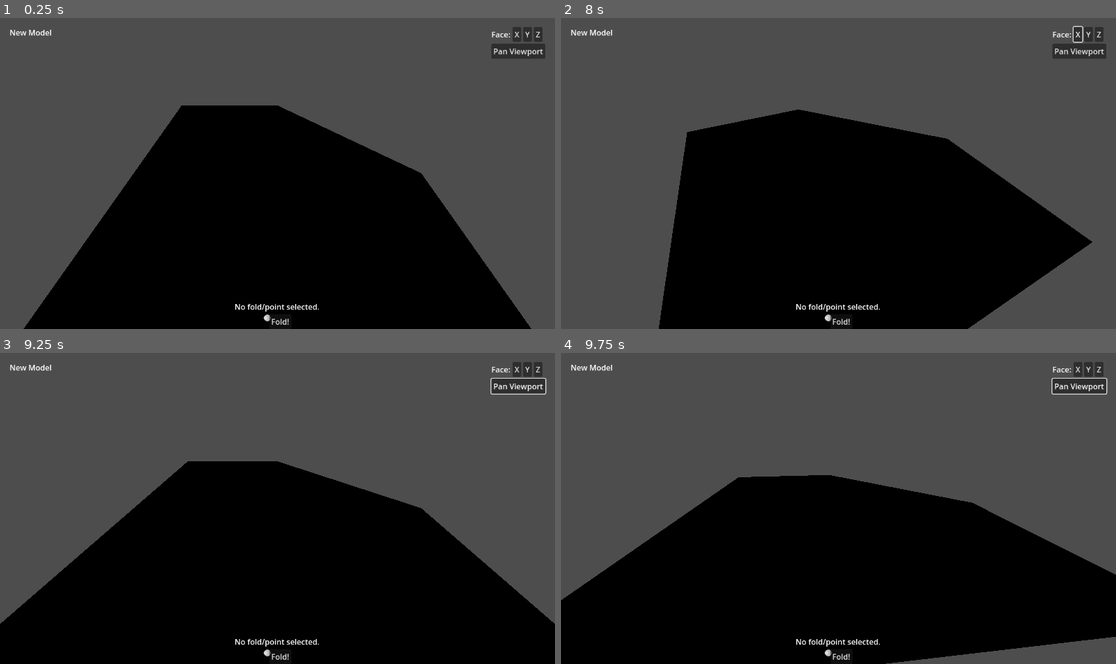
Above: before the commit, frames 1-4 (two rows, left to right).
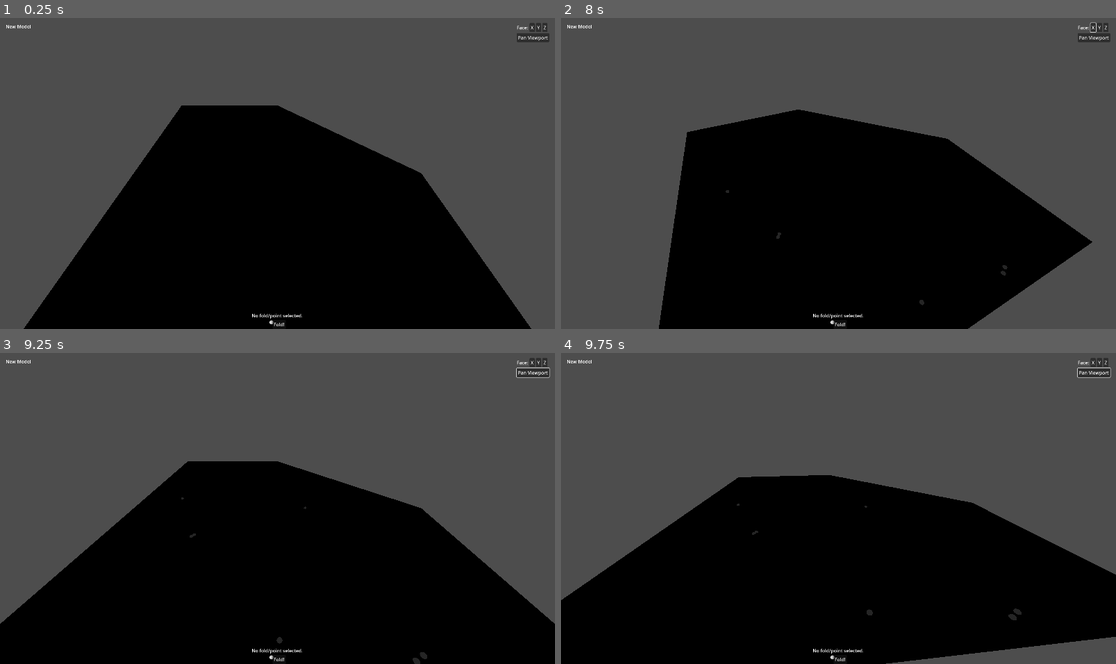
Above: after the commit, the same moments.

Repository: vaaar/OriGaming
Game: Godot game, scene res://origami_view.tscn
Two runs of this game, one before a commit and one after it. Both use one fixed random seed, a clock stepped at 60 frames per second and the inputs below.
Inputs (mouse positions are in pixels of both pictures, inside the frame that each line leads up to):
- Up to frame 1 (0.25 s): no input
- Up to frame 2 (8 s): click "Y" at 0.5 s; click "Z" at 1.25 s; click "Pan Viewport" at 2 s; click "Fold!" at 2.75 s; click "X" at 3.5 s; move the mouse to (960, 157) at 4.27 s; hold Right 4.28-5.03 s; click (960, 157) at 4.35 s; move the mouse to (727, 189) at 5.02 s; hold Down 5.03-5.78 s; click (727, 189) at 5.1 s; move the mouse to (894, 105) at 5.77 s; hold Right 5.78-6.53 s; tap N at 5.85 s; click (894, 105) at 6.05 s; move the mouse to (810, 235) at 6.52 s; hold Up 6.53-7.28 s; tap M at 6.6 s; click (810, 235) at 6.8 s; move the mouse to (1005, 220) at 7.27 s; hold Left from 7.28 s (still down); click (1005, 220) at 7.35 s
- Up to frame 3 (9.25 s): move the mouse to (111, 461) at 8.02 s; click (111, 461) at 8.1 s; move the mouse to (305, 508) at 8.77 s; release Left at 8.78 s; hold Down from 8.78 s (still down); tap N at 8.85 s; click (305, 508) at 9.05 s
- Up to frame 4 (9.75 s): move the mouse to (755, 430) at 9.52 s; release Down at 9.53 s; hold Right from 9.53 s (still down); tap M at 9.6 s

The runs differ from the first frame. In frame 1, 1.1% of the frame differs, in the area x 1-99%, y 1-100%; in frame 2, 1.2%; in frame 3, 1.3%; in frame 4, 1.3%, in the area x 1-100%, y 1-100%.

Commit message:
RAYCAST CLICKING FIXED!

Diff:
--- a/camera_3d.gd
+++ b/camera_3d.gd
@@ -71,17 +71,51 @@
 		set_origin_view()
 		update_frame = false
 
+	#if Input.is_action_just_pressed("click"):
+
+		#var mousepos = get_viewport().get_mouse_position() + (Vector2.UP * get_viewport().get_visible_rect().size.y / 2)
+		#mousepos = get_viewport().get_mouse_position()
+		#print(get_viewport().get_visible_rect().size)
+		#print(get_viewport().get_mouse_position())
+		#$RayCast3D.target_position = project_position(mousepos, 100) - $RayCast3D.global_position
+		#print("Mouse clicked.")
+		#print($RayCast3D.target_position)
+		#$RayCast3D.force_raycast_update()
+		#if $RayCast3D.is_colliding():
+			#var collision_point = $RayCast3D.get_collision_point()
+			#get_node("../MeshRepresentation").on_point_click(collision_point)
+
+			#var fmt_str = "Collision point: %v"
+			#print(fmt_str % [collision_point])
+
+			#var sphere = CSGSphere3D.new()
+			#sphere.radius = 0.1
+			#sphere.global_position = collision_point
+			#get_parent().add_child(sphere)
+
 # Gets the mouse click. Uses it to compute world position. Uses that to create raycast.
 # If raycast hits object, the collision point is given to Mesh Representation.
 func _input(event):
 	if event is InputEventMouseButton:
-		$RayCast3D.target_position = project_position(event.position, 20) - global_position
-		print("Mouse clicked.")
-		print($RayCast3D.target_position)
-		$RayCast3D.force_raycast_update()
-		if $RayCast3D.is_colliding():
-			var collision_point = $RayCast3D.get_collision_point()
-			get_node("../MeshRepresentation").on_point_click(collision_point)
+		click(event.position)
+		pass
 
-			var fmt_str = "Collision point: %v"
-			print(fmt_str % [collision_point])
+func click(mousepos):
+	#mousepos = get_viewport().get_mouse_position()
+	var raycast3d = get_node("../RayCast3D")
+	raycast3d.global_position = global_position;
+	raycast3d.target_position = project_position(mousepos, 100) - raycast3d.global_position
+	print("Mouse clicked.")
+	print(raycast3d.target_position)
+	raycast3d.force_raycast_update()
+	if raycast3d.is_colliding():
+		var collision_point = raycast3d.get_collision_point()
+		get_node("../MeshRepresentation").on_point_click(collision_point)
+
+		var fmt_str = "Collision point: %v"
+		print(fmt_str % [collision_point])
+
+		var sphere = CSGSphere3D.new()
+		sphere.radius = 0.1
+		sphere.global_position = collision_point
+		get_parent().add_child(sphere)
--- a/origami_view.tscn
+++ b/origami_view.tscn
@@ -118,9 +118,10 @@
 script = ExtResource("3_l5n77")
 mesh_path = NodePath("../WorldEnvironment/MainMesh")
 
+[node name="RayCast3D" type="RayCast3D" parent="."]
+transform = Transform3D(1, 0, 0, 0, 1, 0, 0, 0, 1, 0, 10, 10)
+hit_from_inside = true
+
 [node name="Camera3D" type="Camera3D" parent="."]
 transform = Transform3D(1, 0, 0, 0, 1, 0, 0, 0, 1, 0, 10, 10)
 script = ExtResource("2_3ht8o")
-
-[node name="RayCast3D" type="RayCast3D" parent="Camera3D"]
-hit_from_inside = true
--- a/project.godot
+++ b/project.godot
@@ -16,6 +16,19 @@
 config/features=PackedStringArray("4.3", "Forward Plus")
 config/icon="res://icon.svg"
 
+[display]
+
+window/size/viewport_width=1920
+window/size/viewport_height=1080
+
+[input]
+
+click={
+"deadzone": 0.5,
+"events": [Object(InputEventMouseButton,"resource_local_to_scene":false,"resource_name":"","device":-1,"window_id":0,"alt_pressed":false,"shift_pressed":false,"ctrl_pressed":false,"meta_pressed":false,"button_mask":0,"position":Vector2(0, 0),"global_position":Vector2(0, 0),"factor":1.0,"button_index":1,"canceled":false,"pressed":false,"double_click":false,"script":null)
+]
+}
+
 [rendering]
 
 renderer/rendering_method="gl_compatibility"
--- /dev/null
+++ b/test.tscn
@@ -0,0 +1,11 @@
+[gd_scene format=3 uid="uid://bfsu472tawdjk"]
+
+[node name="Test" type="Node3D"]
+
+[node name="CSGSphere3D" type="CSGSphere3D" parent="."]
+
+[node name="Control" type="Control" parent="."]
+layout_mode = 3
+anchors_preset = 0
+offset_right = 1150.0
+offset_bottom = 647.0
